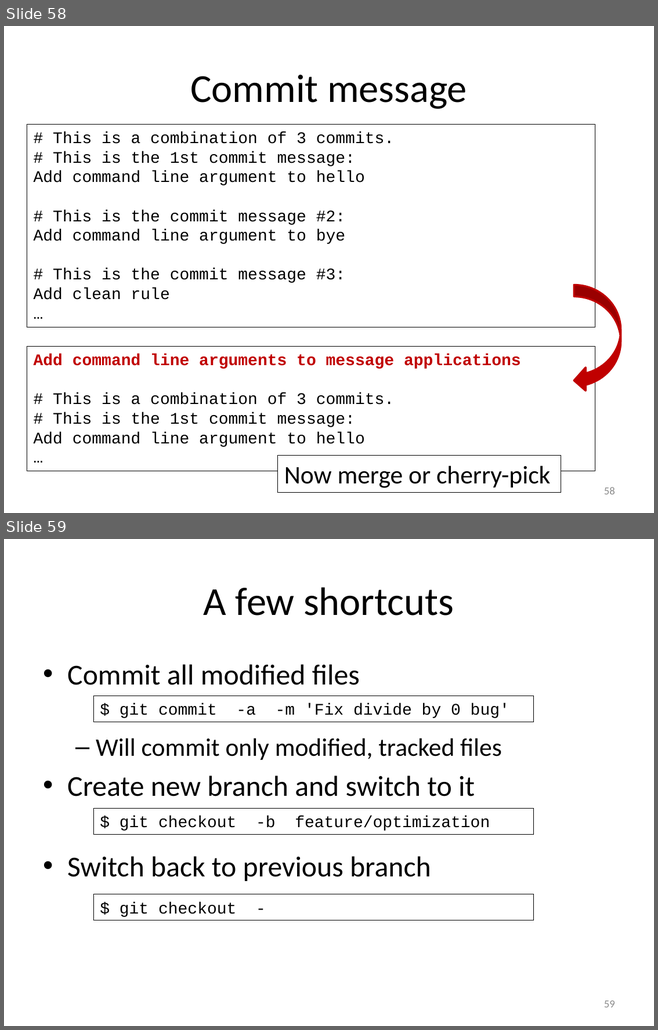
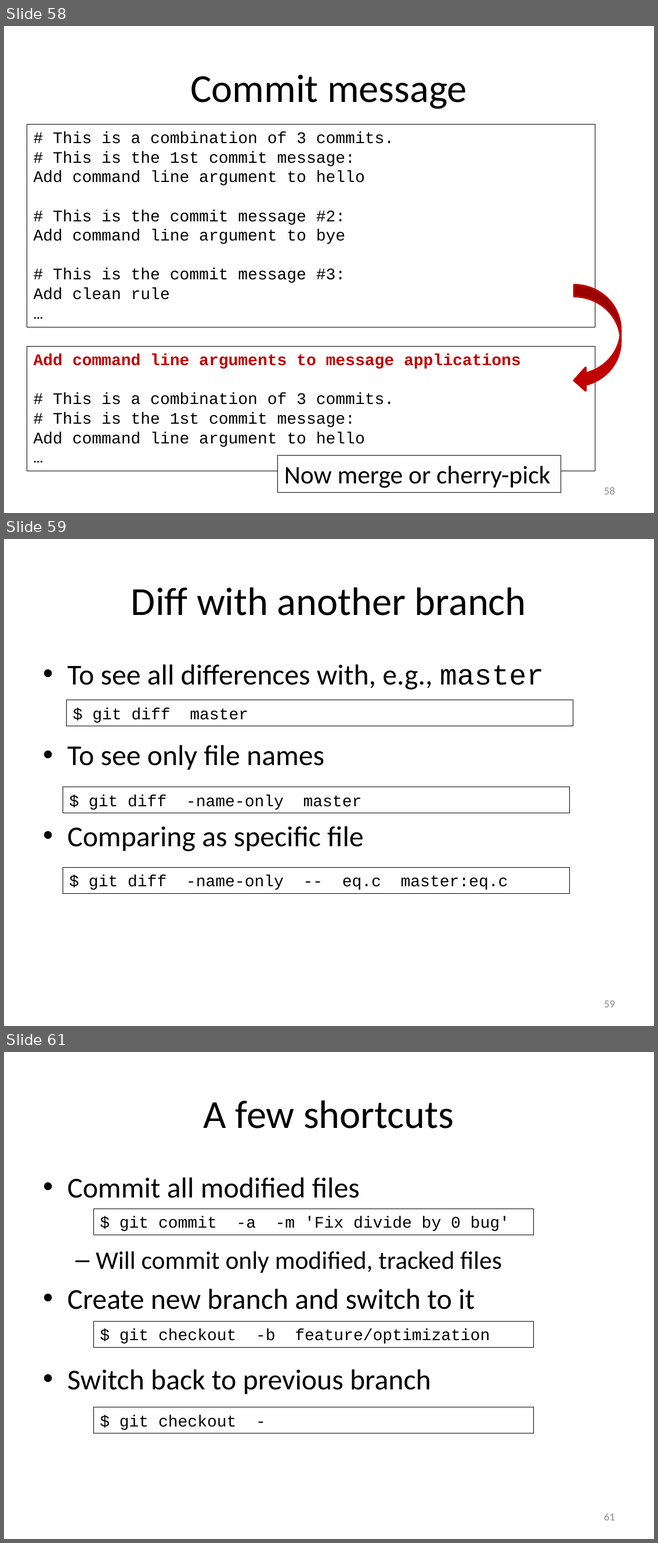
Before and after one commit to gjbex/training-material, a slide deck: LinuxTools/VersionControl/version_control_git.pptx. Shown one above the other, each under a label of ours: slides 58 and 59 before the commit, slides 58, 59 and 61 after it; the slides between them are not shown. The pictures are 658x1030 and 658x1543 pixels, drawn with LibreOffice and Linux fonts; fonts in the diff are those of the drawing. Boxes give left, top, right and bottom in pixels: in the first picture for what was removed or moved away, otherwise in the second. Text is boxed around its words. In the diff, an @@ line names an element or a change of style, - is before the commit and + after.

Commit message:
Add comparison between branches; new section title slide

```diff
--- a/LinuxTools/VersionControl/version_control_git.pptx
+++ b/LinuxTools/VersionControl/version_control_git.pptx
@@ slide 59 added at box(4, 539, 654, 1026), background #FFFFFF @@
@@ title added at box(131, 587, 526, 616), 44 pt, text #000000 @@
+Diff with another branch
@@ text added at box(67, 664, 543, 852), 32 pt, text #000000 @@
+• To see all differences with, e.g., master
+• To see only file names
+• Comparing as specific file
@@ rectangle added at box(67, 700, 573, 726), outline #000000 0.75 pt, 18 pt, text #000000 @@
+$ git diff master
@@ rectangle added at box(63, 787, 570, 813), outline #000000 0.75 pt, 18 pt, text #000000 @@
+$ git diff -name-only master
@@ rectangle added at box(63, 868, 570, 894), outline #000000 0.75 pt, 18 pt, text #000000 @@
+$ git diff -name-only -- eq.c master:eq.c
@@ page number added at box(604, 1001, 615, 1008), 12 pt, text #8C8C8C @@
+59
@@ what was slide 59 is now slide 61 @@
@@ page number at box(604, 1513, 615, 1521): text changed @@
-59
+61
```
Also in this commit, not shown: 1 other slide added.
